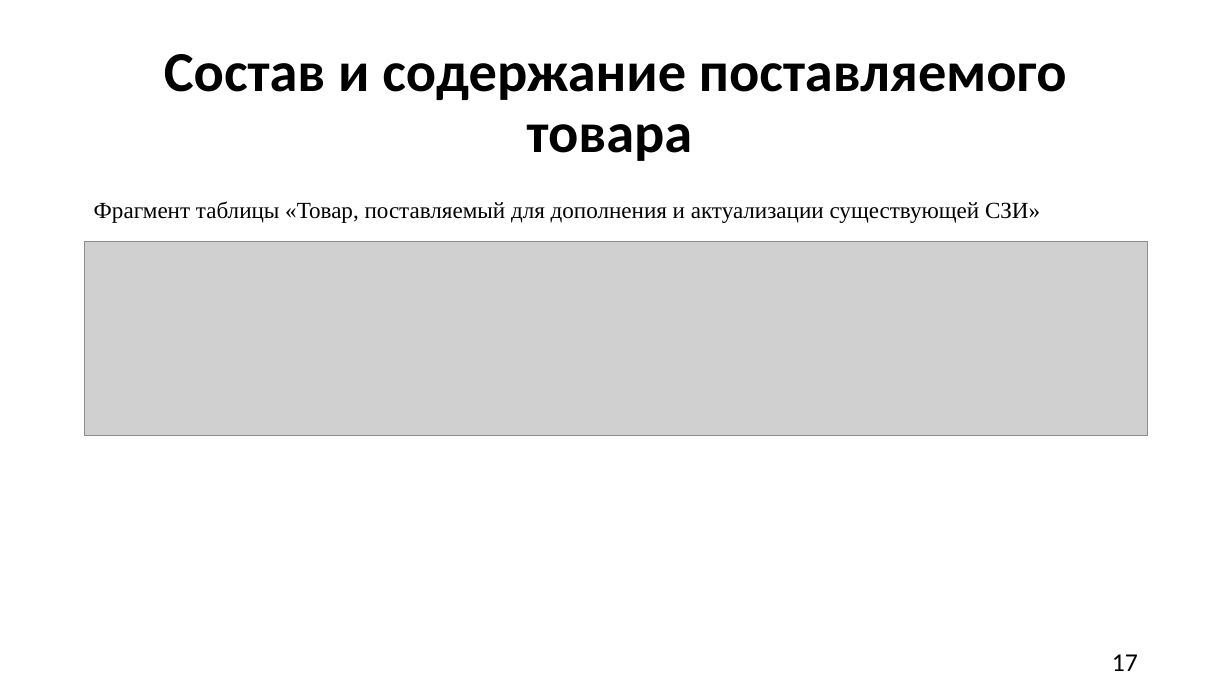
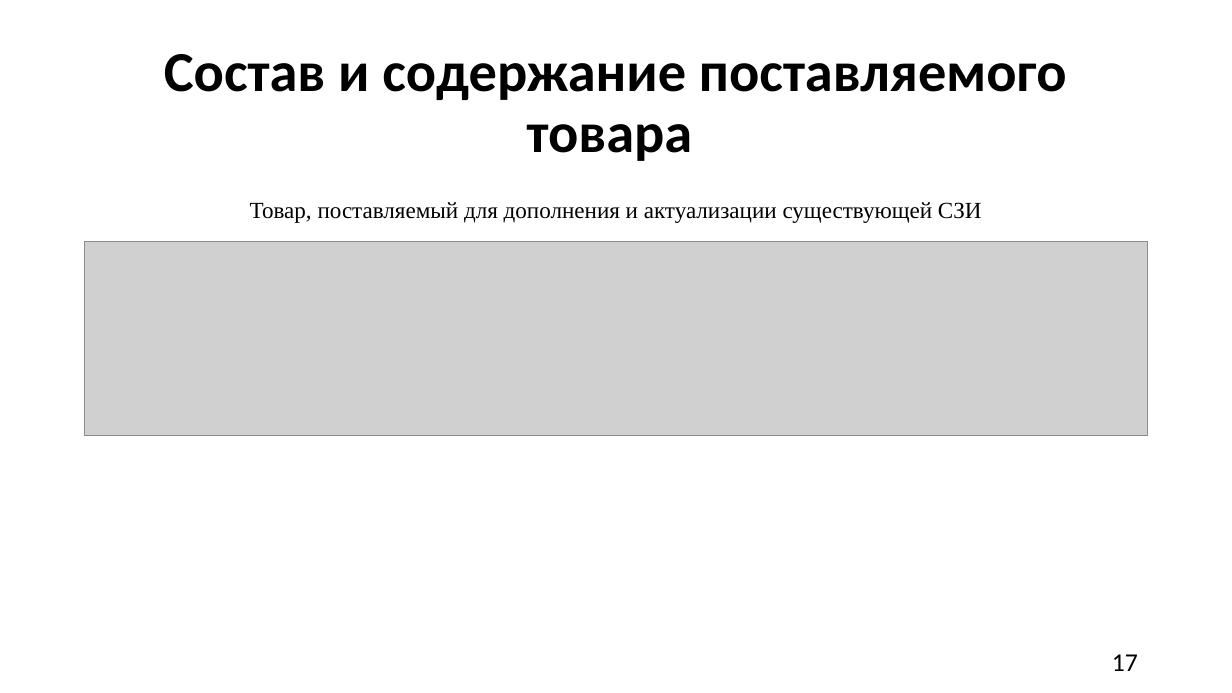
Before and after one commit to A1ex1in/3k2sKursachi, a slide deck: slide 17 of анацкая/КП/КР ЧигаревА.Ю. БИб-21Э1 ТПЗАС.pptx. Drawn at 1232x693 pixels with LibreOffice and Linux fonts; fonts in the diff are those of the drawing; grey boxes stand for pictures. Boxes give left, top, right and bottom in pixels: in the first picture for what was removed or moved away, otherwise in the second. Text is boxed around its words. In the diff, an @@ line names an element or a change of style, - is before the commit and + after.

```diff
--- a/анацкая/КП/КР ЧигаревА.Ю. БИб-21Э1 ТПЗАС.pptx
+++ b/анацкая/КП/КР ЧигаревА.Ю. БИб-21Э1 ТПЗАС.pptx
@@ text at [250, 202, 982, 223]: text changed @@
-Фрагмент таблицы «Товар, поставляемый для дополнения и актуализации существующей СЗИ»
+Товар, поставляемый для дополнения и актуализации существующей СЗИ
```
